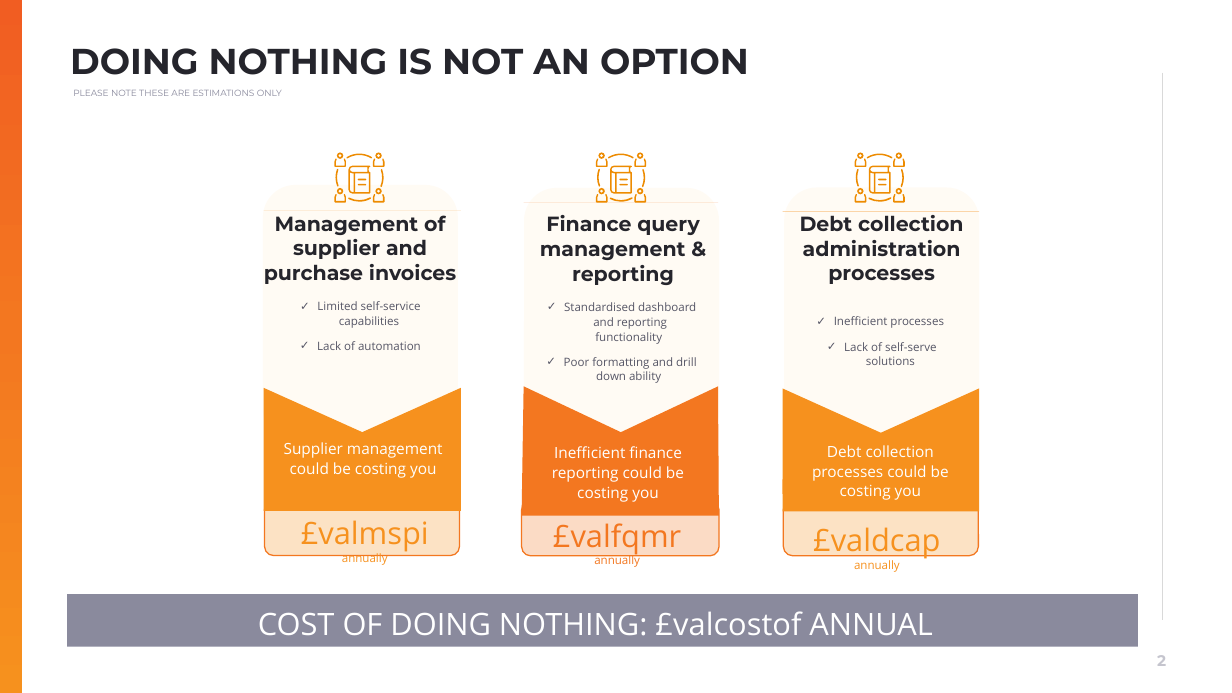
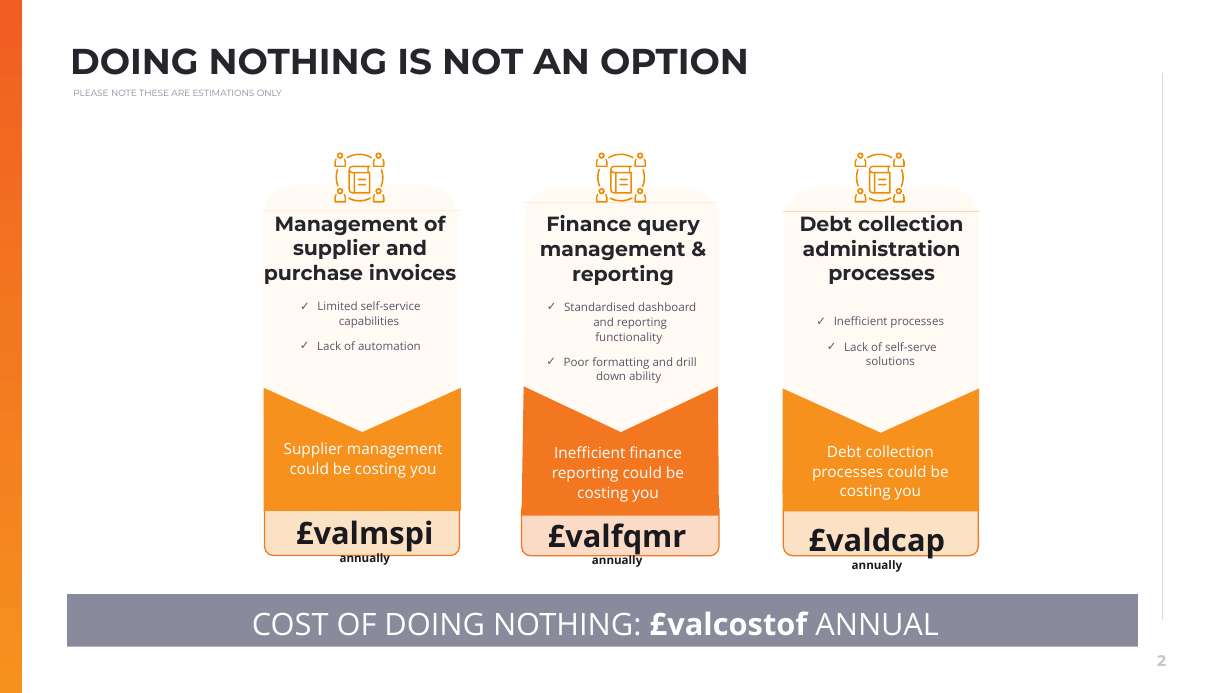
Before and after one commit to muratozdemirpiblo/ppt-api, a slide deck: slide 2 of client.pptx. Drawn at 1232x693 pixels with LibreOffice and Linux fonts; fonts in the diff are those of the drawing; background and template pictures are left out. Boxes give left, top, right and bottom in pixels: in the first picture for what was removed or moved away, otherwise in the second. Text is boxed around its words. In the diff, an @@ line names an element or a change of style, - is before the commit and + after.

```diff
--- a/client.pptx
+++ b/client.pptx
@@ text "£valmspi annually" at bbox=[296, 520, 433, 566]: text colour #F6911E to #19191F, bold on @@
@@ text "£valfqmr annually" at bbox=[548, 523, 687, 569]: text colour #F37720 to #19191F, bold on @@
@@ text "£valdcap annually" at bbox=[809, 527, 945, 572]: text colour #F6911E to #19191F, bold on @@
@@ text "COST OF DOING NOTHING: £valcostof ..." at bbox=[252, 611, 938, 636]: bold on in "£valcostof" @@
```
Also in this commit, not shown: 2 other files.
